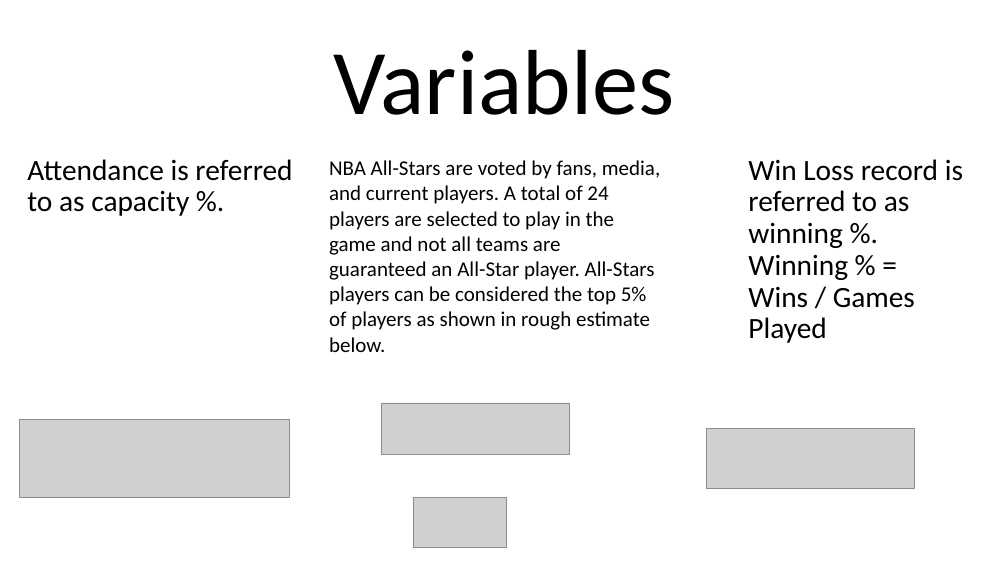
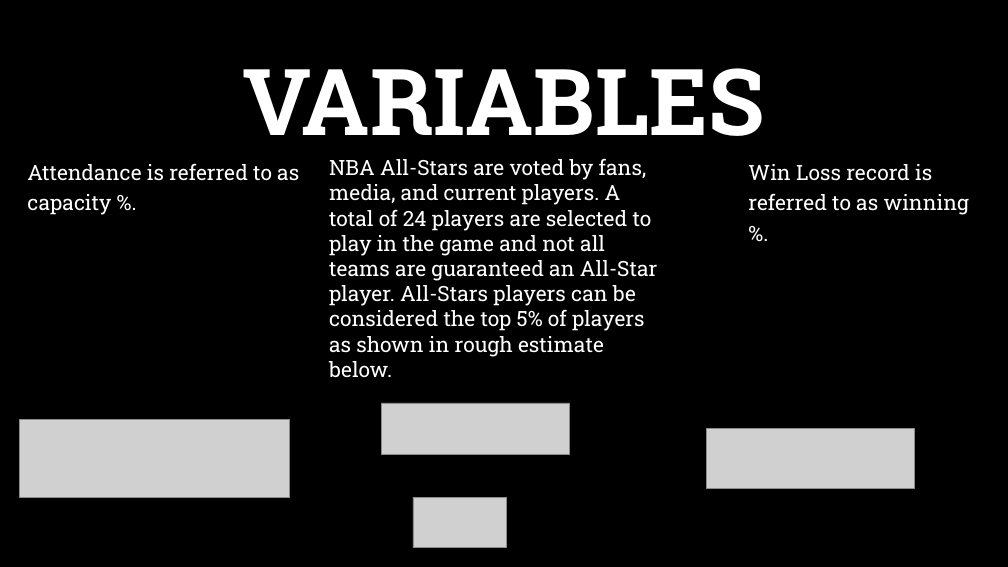
Before and after one commit to matiullah23/nba-attendance, a slide deck: slide 3 of Powerpoint/NBA Attendance Analysis.pptx. Drawn at 1008x567 pixels with LibreOffice and Linux fonts; fonts in the diff are those of the drawing; grey boxes stand for pictures; background and template pictures are left out. Boxes give left, top, right and bottom in pixels: in the first picture for what was removed or moved away, otherwise in the second. Text is boxed around its words. In the diff, an @@ line names an element or a change of style, - is before the commit and + after.

```diff
--- a/Powerpoint/NBA Attendance Analysis.pptx
+++ b/Powerpoint/NBA Attendance Analysis.pptx
@@ background #FFFFFF to picture (left out) @@
@@ title at [243, 68, 765, 136]: text changed; font Calibri to Roboto Slab; text colour #000000 to #FFFFFF; bold on @@
-Variables
+VARIABLES
@@ text "Attendance is referred to as ..." at [27, 163, 299, 215]: size 28 to 20 pt, font Calibri to Roboto Slab, text colour #000000 to #FFFFFF; line spacing 0.9 to 1.2 @@
@@ text "NBA All-Stars are voted by ..." at [329, 158, 658, 378]: font Calibri to Roboto Slab, text colour #000000 to #FFFFFF @@
@@ text at [748, 164, 969, 215]: text changed; size 28 to 20 pt; font Calibri to Roboto Slab; text colour #000000 to #FFFFFF @@
-Win Loss record is referred to as winning %. Winning % = Wins / Games Played
+Win Loss record is referred to as winning %.
```
Also in this commit, not shown: 4 other slides changed, 1 slide removed, 1 other file.
